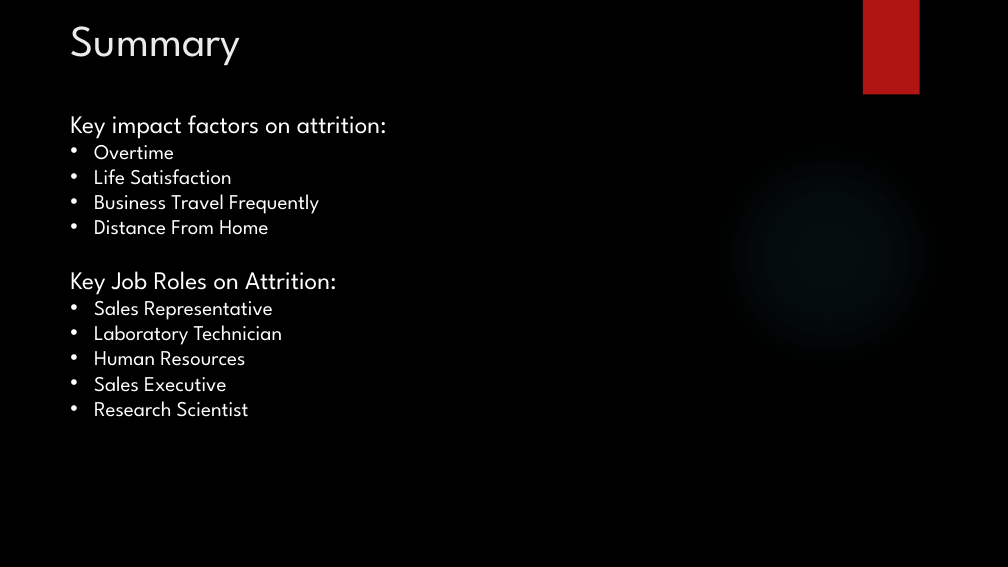
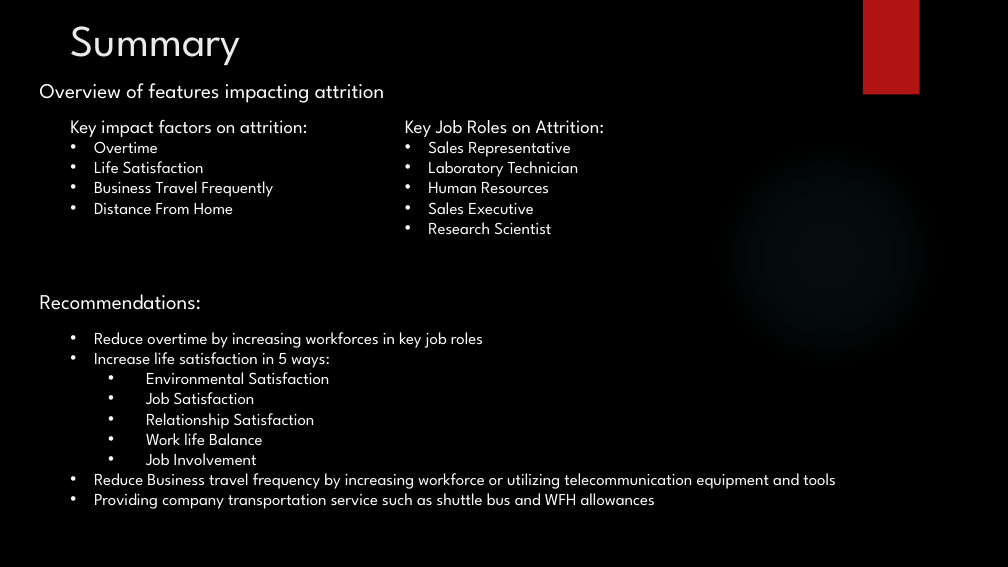
Before and after one commit to HammerLynch/MSDS6306_Case_Study_2, a slide deck: slide 10 of Presentation/DDSAnalytics_2.pptx. Drawn at 1008x567 pixels with LibreOffice and Linux fonts; fonts in the diff are those of the drawing; background and template pictures are left out. Boxes give left, top, right and bottom in pixels: in the first picture for what was removed or moved away, otherwise in the second. Text is boxed around its words. In the diff, an @@ line names an element or a change of style, - is before the commit and + after.

Commit message:
Presentation Summary Revised.

```diff
--- a/Presentation/DDSAnalytics_2.pptx
+++ b/Presentation/DDSAnalytics_2.pptx
@@ text added at (x1=40, y1=83, x2=384, y2=103), 20 pt, text #FFFFFF @@
+Overview of features impacting attrition
@@ text "Key impact factors on attrition:" at (x1=70, y1=120, x2=307, y2=215): size 24 to 18 pt in "Key impact factors on attrition:"; size 20 to 16 pt in "Overtime", "Life Satisfaction", "Business Travel Frequently", "Distance From Home" @@
@@ text added at (x1=405, y1=120, x2=605, y2=235), 16 pt, text #FFFFFF @@
+Key Job Roles on Attrition:
+• Sales Representative
+• Laboratory Technician
+• Human Resources
+• Sales Executive
+• Research Scientist
@@ text added at (x1=40, y1=294, x2=202, y2=310), 20 pt, text #FFFFFF @@
+Recommendations:
@@ text at (x1=70, y1=271, x2=336, y2=417): paragraphs removed @@
-Key Job Roles on Attrition:
-• Sales Representative
-• Laboratory Technician
-• Human Resources
-• Sales Executive
-• Research Scientist
@@ text added at (x1=94, y1=332, x2=835, y2=509), 16 pt, text #FFFFFF @@
+• Reduce overtime by increasing workforces in key job roles
+• Increase life satisfaction in 5 ways:
+  • Environmental Satisfaction
+  • Job Satisfaction
+  • Relationship Satisfaction
+  • Work life Balance
+  • Job Involvement
+• Reduce Business travel frequency by increasing workforce or utilizing telecommunication equipment and tools
+• Providing company transportation service such as shuttle bus and WFH allowances
```
Also in this commit, not shown: 1 slide removed.
